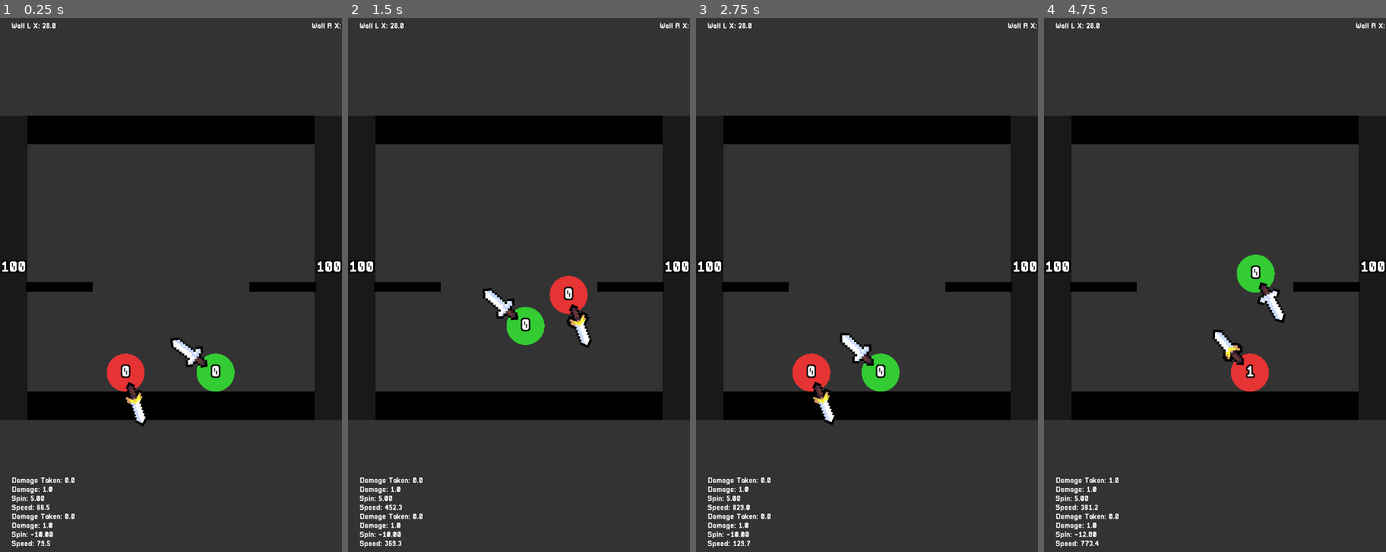
Above: before the commit, frames 1-4 (left to right).
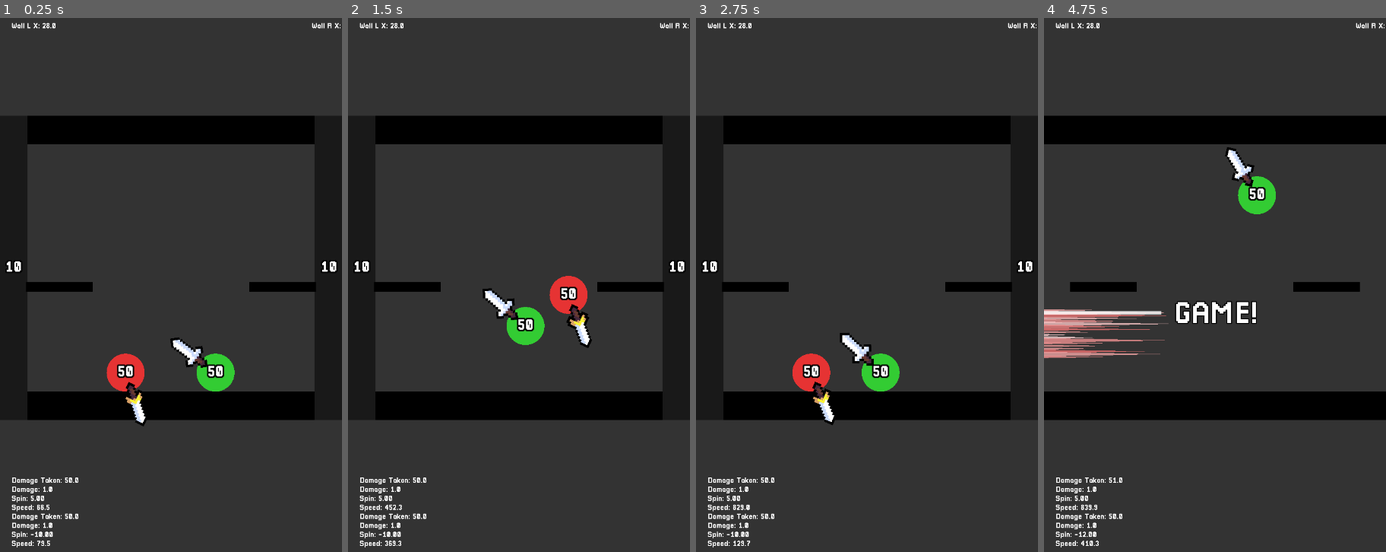
Above: after the commit, the same moments.

Repository: HarryLin349/Super-Smash-Balls
Game: Godot game, scene res://Main.tscn
Same seed, same stepped clock (60 frames per second), same inputs: the game is played once before the commit and once after it.
Inputs:
- Up to frame 1 (0.25 s): no input
- Up to frame 2 (1.5 s): no input
- Up to frame 3 (2.75 s): no input
- Up to frame 4 (4.75 s): no input

The runs differ from the first frame. In frame 1, 0.5% of the frame differs, in the area x 0-100%, y 45-94%; in frame 2, 0.5%; in frame 3, 0.5%; in frame 4, 14%, in the area x 0-100%, y 18-99%.

Commit message:
add KO geysers

Diff:
--- a/Ball.gd
+++ b/Ball.gd
@@ -47,7 +47,7 @@
 var _smoke_texture: Texture2D = null
 var _last_hitstun_bounce_ms := 0
 
-var damage_taken := 0.0
+var damage_taken := 50.0
 
 @onready var hp_label: Label = $HpLabel
 @onready var hitstun_trail_layer: Node2D = $HitstunTrailLayer
--- a/Main.gd
+++ b/Main.gd
@@ -20,6 +20,7 @@
 @onready var wall_right: Wall = $Walls/WallRight
 @onready var platform_left: StaticBody2D = $Platforms/PlatformLeft
 @onready var platform_right: StaticBody2D = $Platforms/PlatformRight
+@onready var sfx_ko: AudioStreamPlayer = $SfxKo
 @onready var left_stats: Label = $UI/LeftStats
 @onready var right_stats: Label = $UI/RightStats
 @onready var game_label: Label = $UI/GameLabel
@@ -91,7 +92,12 @@
 func _handle_out_of_bounds(ball) -> void:
 	_game_over = true
 	if is_instance_valid(ball):
+		var effect_color: Color = ball.ball_color
+		var ball_pos: Vector2 = ball.global_position
+		if sfx_ko != null:
+			sfx_ko.play()
 		ball.queue_free()
+		_spawn_ko_effect(effect_color, ball_pos)
 	_show_game_label()
 	_trigger_slowmo()
 
@@ -202,6 +208,59 @@
 		Engine.time_scale = previous_scale
 	)
 
+func _spawn_ko_effect(base_color: Color, position_value: Vector2) -> void:
+	var host := get_tree().current_scene if get_tree().current_scene != null else self
+	var effect := Node2D.new()
+	effect.z_index = 20
+	host.add_child(effect)
+
+	var viewport_center_x := get_viewport_rect().size.x * 0.5
+	var distance_to_center : int = abs(position_value.x - viewport_center_x)
+	var x := clampf(position_value.x, out_of_bounds_min_x, out_of_bounds_max_x)
+	effect.global_position = Vector2(x, position_value.y)
+
+	var rng := RandomNumberGenerator.new()
+	rng.randomize()
+	var spikes := 18
+	var total_length : float = max(210.0, distance_to_center * 0.6)
+	var half := total_length * 0.5
+	var dir := Vector2.RIGHT if position_value.x < viewport_center_x else Vector2.LEFT
+	for i in range(spikes):
+		var t := (float(i) + 0.5) / float(spikes)
+		var y_pos : float = lerp(-half * 0.3, half * 0.3, t)
+		var length := rng.randf_range(total_length * 0.6, total_length * 1.0)
+		var thickness := rng.randf_range(6.0, 12.0)
+		var tri := Polygon2D.new()
+		tri.color = base_color.lerp(Color(1, 1, 1, 1), rng.randf_range(0.3, 0.8))
+		tri.polygon = PackedVector2Array([
+			Vector2(0.0, y_pos - thickness * 0.5),
+			Vector2(0.0, y_pos + thickness * 0.5),
+			dir * length + Vector2(0.0, y_pos)
+		])
+		tri.z_index = 21
+		effect.add_child(tri)
+		var jitter_target := rng.randf_range(total_length * 0.4, total_length * 1.1)
+		var tween := get_tree().create_tween()
+		tween.tween_method(func(value: float) -> void:
+			tri.polygon = PackedVector2Array([
+				Vector2(0.0, y_pos - thickness * 0.5),
+				Vector2(0.0, y_pos + thickness * 0.5),
+				dir * value + Vector2(0.0, y_pos)
+			])
+		, length, jitter_target, 0.12).set_trans(Tween.TRANS_QUAD).set_ease(Tween.EASE_OUT)
+
+	var flash := Line2D.new()
+	flash.width = 6.0
+	flash.default_color = Color(1, 1, 1, 1)
+	flash.points = PackedVector2Array([Vector2(0.0, -half * 0.25), dir * total_length + Vector2(0.0, -half * 0.25)])
+	flash.z_index = 22
+	effect.add_child(flash)
+
+	var tween := get_tree().create_tween()
+	tween.tween_property(effect, "scale", Vector2(1.25, 1.25), 0.18).set_trans(Tween.TRANS_QUAD).set_ease(Tween.EASE_OUT)
+	tween.parallel().tween_property(effect, "modulate:a", 0.0, 0.6).set_trans(Tween.TRANS_QUAD).set_ease(Tween.EASE_IN)
+	tween.tween_callback(effect.queue_free)
+
 func _update_wall_x_labels() -> void:
 	wall_left_x_label.text = "Wall L X: %.1f" % wall_left.global_position.x
 	wall_right_x_label.text = "Wall R X: %.1f" % wall_right.global_position.x
--- a/Main.tscn
+++ b/Main.tscn
@@ -1,10 +1,11 @@
-[gd_scene load_steps=12 format=3 uid="uid://0iqtxpu3wuh3"]
+[gd_scene load_steps=13 format=3 uid="uid://0iqtxpu3wuh3"]
 
 [ext_resource type="Script" path="res://Main.gd" id="1"]
 [ext_resource type="PackedScene" uid="uid://cdsoyasi8vk3c" path="res://Ball.tscn" id="2"]
 [ext_resource type="PackedScene" path="res://DaggerBall.tscn" id="3"]
 [ext_resource type="Script" path="res://Wall.gd" id="4"]
 [ext_resource type="Script" path="res://Floor.gd" id="5"]
+[ext_resource type="AudioStream" uid="uid://dtw8o7wi62rte" path="res://sfx/ko-fx.mp3" id="6"]
 
 [sub_resource type="RectangleShape2D" id="1"]
 size = Vector2(200, 18)
@@ -26,6 +27,10 @@
 
 [node name="Main" type="Node2D"]
 script = ExtResource("1")
+
+[node name="SfxKo" type="AudioStreamPlayer" parent="."]
+stream = ExtResource("6")
+volume_db = -3.0
 
 [node name="Walls" type="Node2D" parent="."]
 
--- a/Wall.gd
+++ b/Wall.gd
@@ -1,7 +1,7 @@
 extends StaticBody2D
 class_name Wall
 
-@export var max_hp := 100
+@export var max_hp := 10
 @export var flash_time := 0.12
 @export var normal_color := Color(0.1, 0.1, 0.1, 1)
 @export var bounce_color := Color(1, 1, 1, 1)
Not shown, added: sfx/ko-fx.mp3.import
Not shown, added: sfx/ko-fx.mp3
